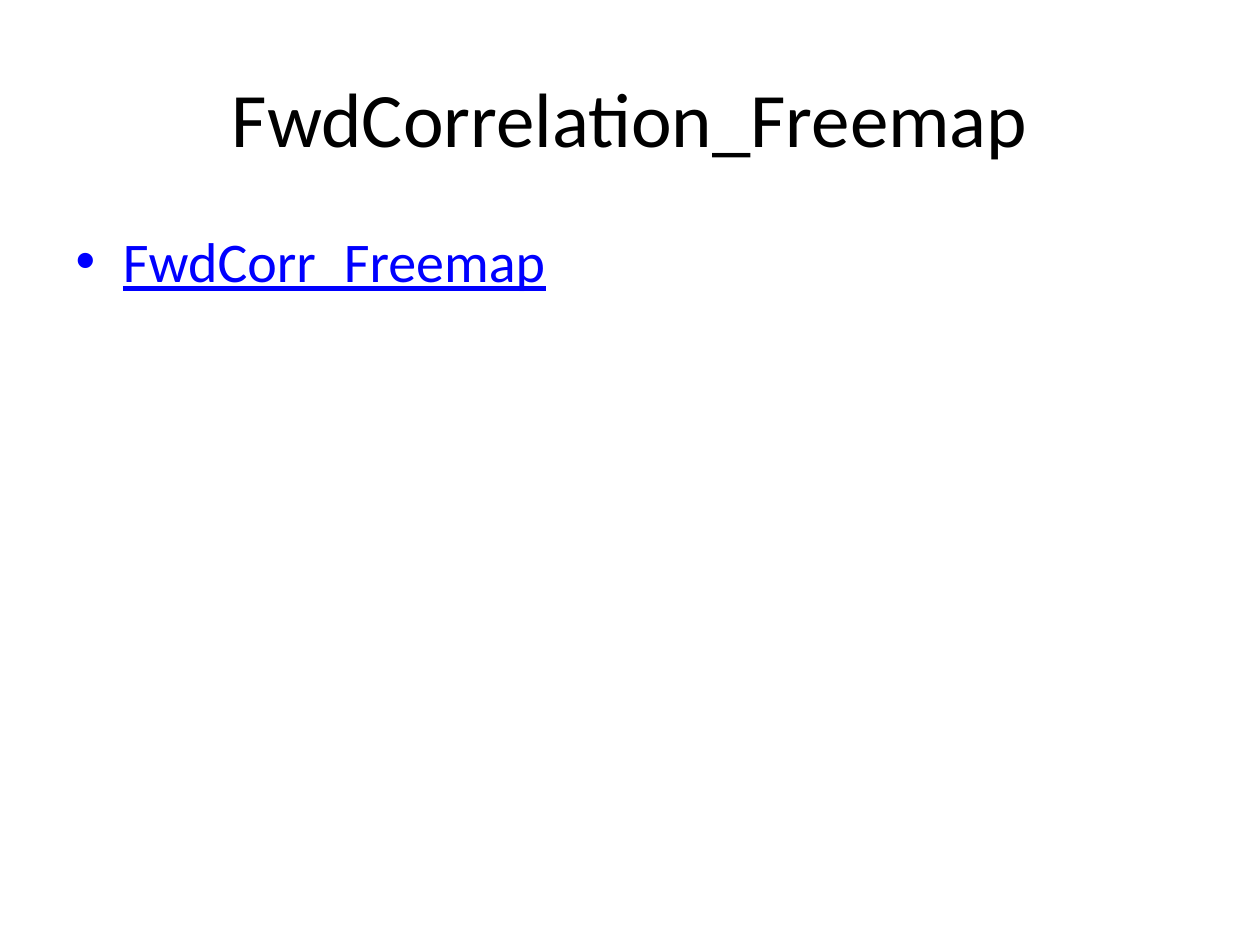
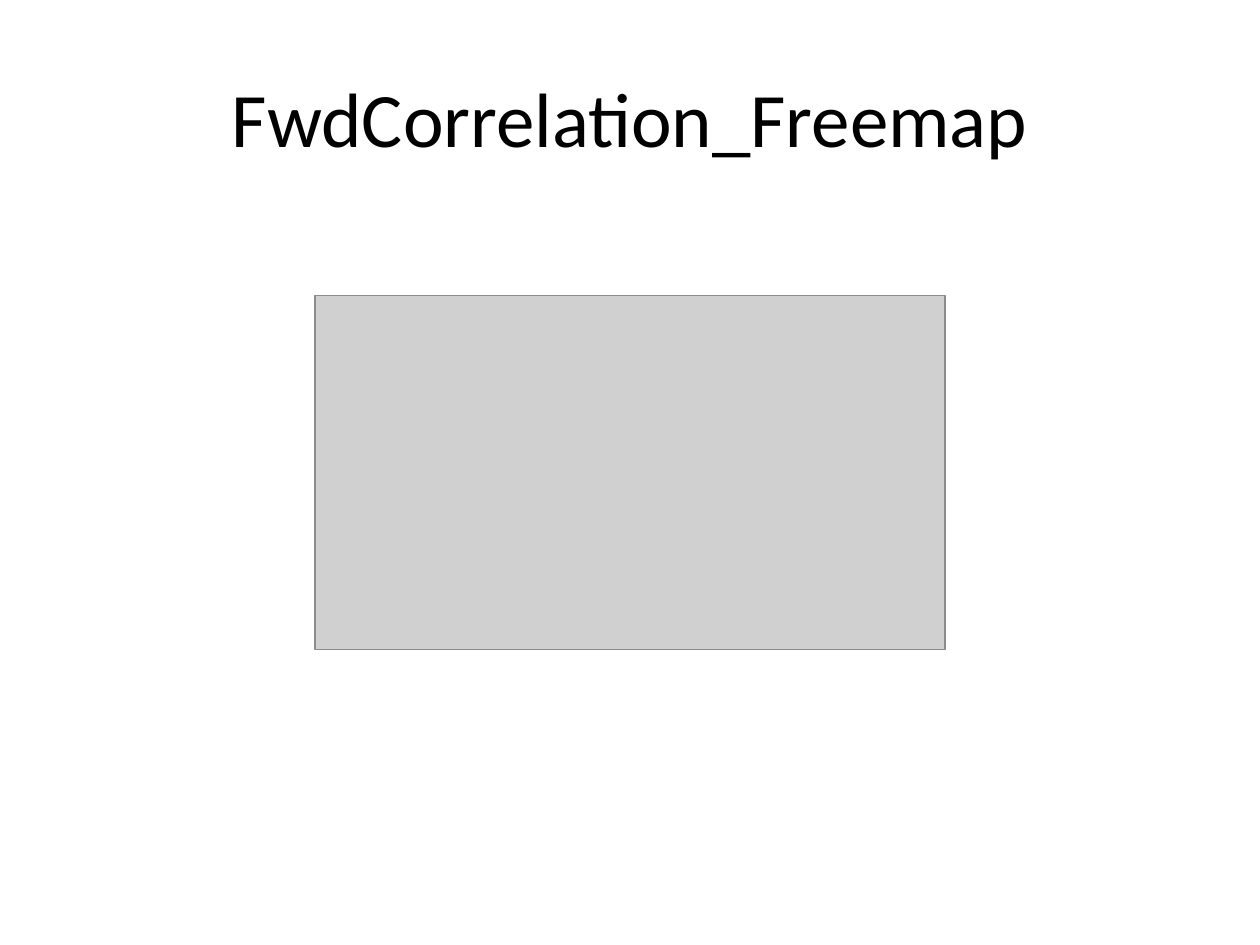
Before and after one commit to keshrao/krPTB, a slide deck: slide 15 of MatlabBasedSystemPresentation.pptx. Drawn at 1260x945 pixels with LibreOffice and Linux fonts; fonts in the diff are those of the drawing; grey boxes stand for pictures. Boxes give left, top, right and bottom in pixels: in the first picture for what was removed or moved away, otherwise in the second. Text is boxed around its words. In the diff, an @@ line names an element or a change of style, - is before the commit and + after.

Commit message:
ppt

```diff
--- a/MatlabBasedSystemPresentation.pptx
+++ b/MatlabBasedSystemPresentation.pptx
@@ text removed at (123, 243, 545, 291) @@
-• FwdCorr_Freemap
@@ picture added at (315, 295, 945, 649) @@
```
